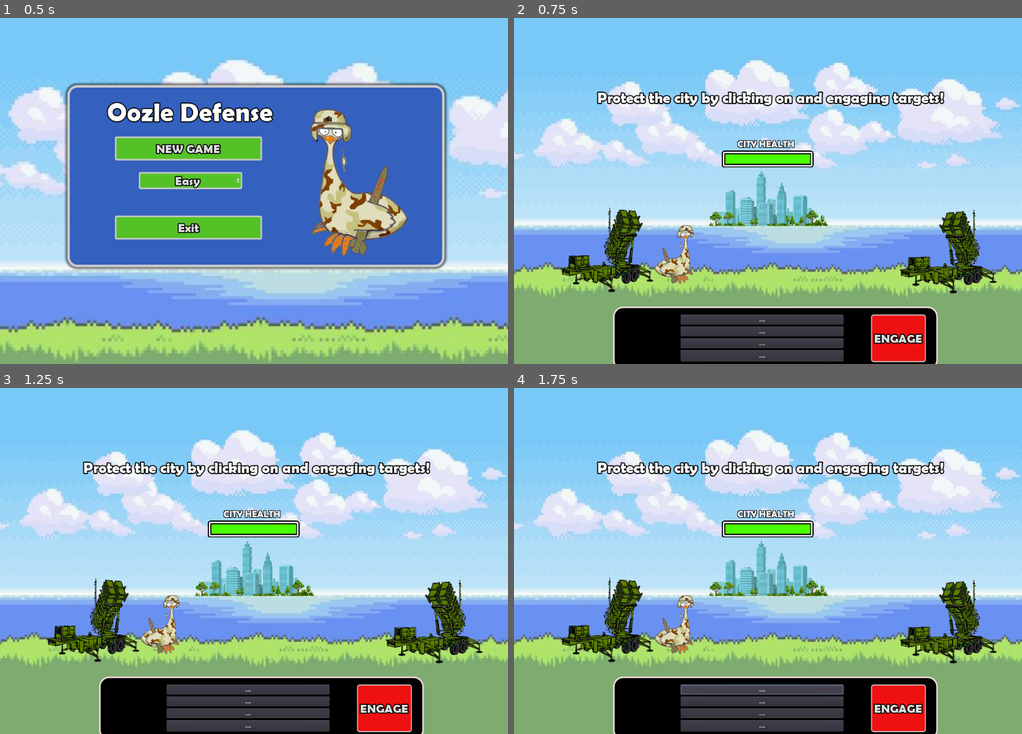
Above: before the commit, frames 1-4 (two rows, left to right).
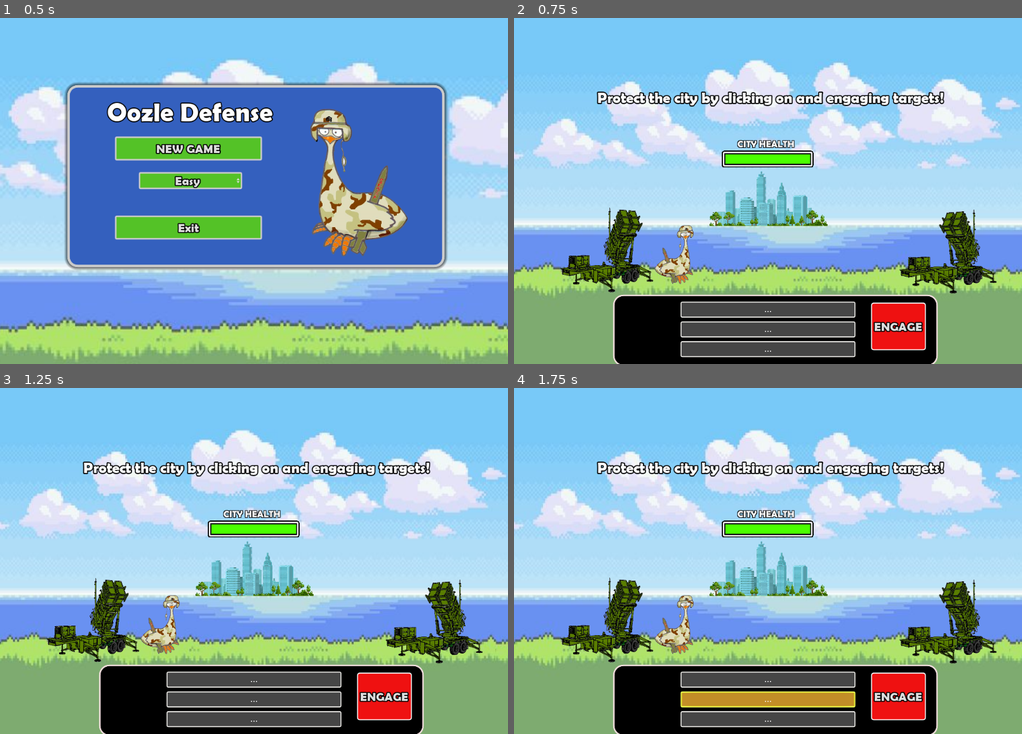
Above: after the commit, the same moments.

Repository: bktiel/oozlefinch
Game: Godot game, scene res://MainMenu.tscn
Two runs of this game, one before a commit and one after it. Both use one fixed random seed, a clock stepped at 60 frames per second and the inputs below.
Inputs:
- Up to frame 1 (0.5 s): no input
- Up to frame 2 (0.75 s): click "NEW GAME" at 0.5 s
- Up to frame 3 (1.25 s): no input
- Up to frame 4 (1.75 s): click "..." at 1.25 s

Frame 1 is identical in both runs. In frame 2, 6.8% of the frame differs, in the area x 19-84%, y 79-100%; in frame 3, 6.8%; in frame 4, 7.9%.

Commit message:
reduce possible answers to 3, give answer buttons custom theme

Diff:
--- a/levels/main.tscn
+++ b/levels/main.tscn
@@ -21,6 +21,7 @@
 [ext_resource path="res://fonts/Berlin Sans FB Demi Bold.ttf" type="DynamicFontData" id=19]
 [ext_resource path="res://actors/Hind.tscn" type="PackedScene" id=20]
 [ext_resource path="res://art/threat_bar.png" type="Texture" id=21]
+[ext_resource path="res://fonts/calibri.ttf" type="DynamicFontData" id=22]
 
 [sub_resource type="RectangleShape2D" id=1]
 extents = Vector2( 511.5, 34.5 )
@@ -40,6 +41,79 @@
 [sub_resource type="CanvasItemMaterial" id=3]
 blend_mode = 1
 
+[sub_resource type="StyleBoxFlat" id=10]
+bg_color = Color( 0, 0, 0, 1 )
+border_width_left = 2
+border_width_top = 2
+border_width_right = 2
+border_width_bottom = 2
+
+[sub_resource type="StyleBoxFlat" id=2]
+bg_color = Color( 0.764706, 0.556863, 0.156863, 1 )
+border_width_left = 3
+border_width_top = 3
+border_width_right = 3
+border_width_bottom = 3
+border_color = Color( 0.85098, 0.839216, 0.121569, 1 )
+corner_radius_top_left = 3
+corner_radius_top_right = 3
+corner_radius_bottom_right = 3
+corner_radius_bottom_left = 3
+
+[sub_resource type="StyleBoxFlat" id=11]
+bg_color = Color( 0.278431, 0.278431, 0.278431, 1 )
+border_width_left = 2
+border_width_top = 2
+border_width_right = 2
+border_width_bottom = 2
+border_color = Color( 0.972549, 0.967188, 0.952941, 1 )
+corner_radius_top_left = 3
+corner_radius_top_right = 3
+corner_radius_bottom_right = 3
+corner_radius_bottom_left = 3
+corner_detail = 4
+
+[sub_resource type="StyleBoxFlat" id=12]
+bg_color = Color( 0.231373, 0.219608, 0.219608, 1 )
+border_width_left = 2
+border_width_top = 2
+border_width_right = 2
+border_width_bottom = 2
+border_color = Color( 0.921569, 0.596078, 0.133333, 1 )
+corner_radius_top_left = 3
+corner_radius_top_right = 3
+corner_radius_bottom_right = 3
+corner_radius_bottom_left = 3
+corner_detail = 4
+
+[sub_resource type="StyleBoxFlat" id=5]
+bg_color = Color( 0.207843, 0.380392, 0.74902, 1 )
+border_width_left = 5
+border_width_top = 5
+border_width_right = 5
+border_width_bottom = 5
+corner_radius_top_left = 20
+corner_radius_top_right = 20
+corner_radius_bottom_right = 20
+corner_radius_bottom_left = 20
+shadow_size = 7
+
+[sub_resource type="DynamicFont" id=13]
+size = 19
+outline_size = 1
+outline_color = Color( 0, 0, 0, 1 )
+use_mipmaps = true
+font_data = ExtResource( 22 )
+
+[sub_resource type="Theme" id=14]
+default_font = SubResource( 13 )
+/icons/test = null
+/styles/ts = SubResource( 10 )
+Button/styles/hover = SubResource( 2 )
+Button/styles/normal = SubResource( 11 )
+Button/styles/pressed = SubResource( 12 )
+Panel/styles/panel = SubResource( 5 )
+
 [sub_resource type="StyleBoxFlat" id=7]
 bg_color = Color( 0.941176, 0.0705882, 0.0705882, 1 )
 border_width_left = 3
@@ -63,12 +137,13 @@
 corner_radius_bottom_right = 5
 corner_radius_bottom_left = 5
 
-[sub_resource type="StyleBoxFlat" id=5]
+[sub_resource type="StyleBoxFlat" id=15]
 bg_color = Color( 0.941176, 0.0705882, 0.0705882, 1 )
 border_width_left = 2
 border_width_top = 2
 border_width_right = 2
 border_width_bottom = 2
+border_color = Color( 1, 1, 1, 1 )
 corner_radius_top_left = 5
 corner_radius_top_right = 5
 corner_radius_bottom_right = 5
@@ -172,45 +247,50 @@
 
 [node name="AnswerPanel" type="Panel" parent="GUI"]
 margin_left = 200.0
-margin_top = 584.0
+margin_top = 560.0
 margin_right = 854.0
-margin_bottom = 712.0
+margin_bottom = 704.0
 custom_styles/panel = SubResource( 4 )
 script = ExtResource( 4 )
 
 [node name="lblAnswer1" type="Button" parent="GUI/AnswerPanel"]
 material = SubResource( 3 )
 margin_left = 136.0
-margin_top = 16.0
-margin_right = 464.0
-margin_bottom = 36.0
+margin_top = 14.0
+margin_right = 488.0
+margin_bottom = 46.0
+theme = SubResource( 14 )
 toggle_mode = true
 text = "..."
 
 [node name="lblAnswer2" type="Button" parent="GUI/AnswerPanel"]
 material = SubResource( 3 )
 margin_left = 136.0
-margin_top = 40.0
-margin_right = 464.0
-margin_bottom = 60.0
+margin_top = 54.0
+margin_right = 488.0
+margin_bottom = 86.0
+theme = SubResource( 14 )
 toggle_mode = true
 text = "..."
 
 [node name="lblAnswer3" type="Button" parent="GUI/AnswerPanel"]
 material = SubResource( 3 )
 margin_left = 136.0
-margin_top = 64.0
-margin_right = 464.0
-margin_bottom = 84.0
+margin_top = 94.0
+margin_right = 488.0
+margin_bottom = 126.0
+theme = SubResource( 14 )
 toggle_mode = true
 text = "..."
 
 [node name="lblAnswer4" type="Button" parent="GUI/AnswerPanel"]
+visible = false
 material = SubResource( 3 )
 margin_left = 136.0
-margin_top = 88.0
-margin_right = 464.0
-margin_bottom = 111.0
+margin_top = 106.0
+margin_right = 480.0
+margin_bottom = 131.0
+theme = SubResource( 14 )
 toggle_mode = true
 text = "..."
 
@@ -222,14 +302,15 @@
 custom_fonts/font = ExtResource( 8 )
 custom_styles/hover = SubResource( 7 )
 custom_styles/pressed = SubResource( 6 )
-custom_styles/normal = SubResource( 5 )
+custom_styles/normal = SubResource( 15 )
 text = "ENGAGE"
 
 [node name="lblPrompt" type="Label" parent="GUI/AnswerPanel"]
-margin_left = 48.0
+margin_left = 40.0
 margin_top = 48.0
-margin_right = 88.0
-margin_bottom = 62.0
+margin_right = 80.0
+margin_bottom = 76.0
+custom_fonts/font = ExtResource( 8 )
 align = 1
 uppercase = true
 
--- a/scripts/AnswerPanel.gd
+++ b/scripts/AnswerPanel.gd
@@ -29,7 +29,7 @@
 	# set prompt
 	$lblPrompt.text=array[row_index][0]
 	# set correct answer
-	correct=floor(randi()%4)
+	correct=floor(randi()%3)
 	print(correct)
 	question=row_index
 	var labels=get_children()
--- a/scripts/main.gd
+++ b/scripts/main.gd
@@ -39,6 +39,7 @@
 	score=0
 	cycles=0
 	$GUI/CityHealth.max_value-=difficulty
+	#print($GUI/CityHealth.max_value)
 	$City1.health=$GUI/CityHealth.max_value
 	$GUI/CityHealth.value=$GUI/CityHealth.max_value
 	$Player.start($playerStart.position)
@@ -65,7 +66,7 @@
 	rng.randomize()
 
 	var questionIndex=null
-	print(usedQuestionIndices)
+	#print(usedQuestionIndices)
 
 	var desiredUsageCount=0
 	while(questionIndex==null):
@@ -317,7 +318,7 @@
 	if(!$GUI/Threat.visible):
 		$GUI/Threat.show()
 	$GUI/Threat.value+=1
-	play_sound($Player.position,"oof")
+	play_sound($City1.position,"oof",1)
 	# bad
 	if($GUI/Threat.value==$GUI/Threat.max_value):
 		launch_ABT(floor(randi()%questions.size()))
Binary file added: fonts/calibri.ttf
Not shown: 1 places in levels/main.tscn that only renumber resources
